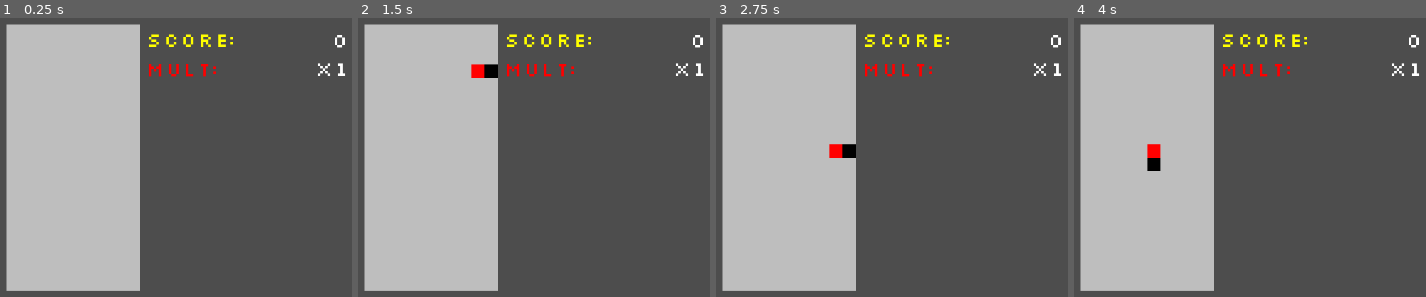
Above: before the commit, frames 1-4 (left to right).
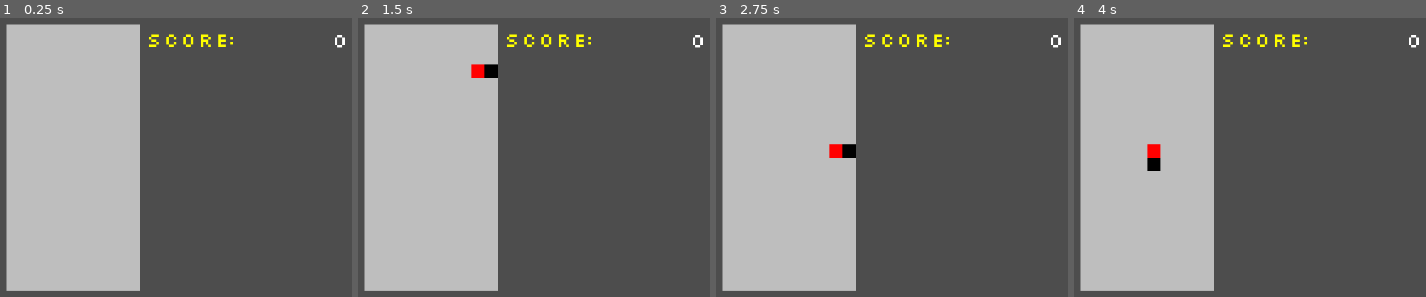
Above: after the commit, the same moments.

Repository: AsgerHB/create-jam-spring-2025
Game: Godot game, scene res://Scenes/Run.tscn
The game is run twice, just before and just after one commit, with the same random seed, the same clock (stepped at 60 frames per second) and the same inputs.
Inputs:
- Up to frame 1 (0.25 s): no input
- Up to frame 2 (1.5 s): tap Enter at 0.5 s; hold Right (ui_right) 0.53-1.28 s; hold Down (ui_down) from 1.28 s (still down)
- Up to frame 3 (2.75 s): release Down (ui_down) at 2.03 s; hold Right (ui_right) from 2.03 s (still down)
- Up to frame 4 (4 s): release Right (ui_right) at 2.78 s; hold Up (ui_up) 2.78-3.53 s; tap Space at 3.5 s; hold Left (ui_left) from 3.53 s (still down)

The runs differ from the first frame. In frame 1, 0.4% of the frame differs, in the area x 42-99%, y 16-22%; in frame 2, 0.4%; in frame 3, 0.4%; in frame 4, 0.4%.

Commit message:
Revert "Display multiplier and decrease it over time"
This reverts commit 514330645c5a71ed80b8cfc7adc0a0a213b66960.

Diff:
--- a/Prefabs/ScoreCounter.tscn
+++ b/Prefabs/ScoreCounter.tscn
@@ -17,36 +17,3 @@
 fit_content = true
 scroll_active = false
 horizontal_alignment = 2
-
-[node name="CurrentMult" type="RichTextLabel" parent="."]
-offset_left = 536.0
-offset_top = 68.0
-offset_right = 809.0
-offset_bottom = 162.0
-theme = ExtResource("2_1ac0v")
-theme_override_font_sizes/normal_font_size = 50
-bbcode_enabled = true
-text = "x1"
-fit_content = true
-scroll_active = false
-horizontal_alignment = 2
-
-[node name="Score Label" type="RichTextLabel" parent="."]
-offset_left = 320.0
-offset_top = -1.0
-offset_right = 560.0
-offset_bottom = 65.0
-theme = ExtResource("2_1ac0v")
-theme_override_font_sizes/normal_font_size = 50
-bbcode_enabled = true
-text = "[color=yellow]Score:[/color]"
-
-[node name="Mult Label" type="RichTextLabel" parent="."]
-offset_left = 320.0
-offset_top = 70.0
-offset_right = 560.0
-offset_bottom = 136.0
-theme = ExtResource("2_1ac0v")
-theme_override_font_sizes/normal_font_size = 50
-bbcode_enabled = true
-text = "[color=red]Mult:[/color]"
--- a/Prefabs/tetris_game.tscn
+++ b/Prefabs/tetris_game.tscn
@@ -1,6 +1,7 @@
-[gd_scene load_steps=3 format=3 uid="uid://dtj6g7cn5y1ah"]
+[gd_scene load_steps=4 format=3 uid="uid://dtj6g7cn5y1ah"]
 
 [ext_resource type="Script" uid="uid://dhcv8k3pcomjn" path="res://TetrisGame.gd" id="1_43n6e"]
+[ext_resource type="Theme" uid="uid://0guyg45mewl2" path="res://Theming/retro.tres" id="2_blw18"]
 [ext_resource type="PackedScene" uid="uid://cam00wyvm1d7v" path="res://Prefabs/ScoreCounter.tscn" id="3_cdei4"]
 
 [node name="TetrisGame" type="Node2D"]
@@ -10,6 +11,16 @@
 wait_time = 0.05
 autostart = true
 
+[node name="Score Label" type="RichTextLabel" parent="."]
+offset_left = 320.0
+offset_top = -1.0
+offset_right = 560.0
+offset_bottom = 65.0
+theme = ExtResource("2_blw18")
+theme_override_font_sizes/normal_font_size = 50
+bbcode_enabled = true
+text = "[color=yellow]Score:[/color]"
+
 [node name="ScoreCounter" parent="." instance=ExtResource("3_cdei4")]
 
 [connection signal="timeout" from="TickTimer" to="." method="_on_tick"]
--- a/Scripts/Cell.gd
+++ b/Scripts/Cell.gd
@@ -109,7 +109,6 @@
 	# TODO: Score points
 	match type:
 		Type.Bomb:
-			game.score_counter.apply_score(5, 0)
 			game.remove_at(grid_pos.x, grid_pos.y)
 			# Destroy all surrounding blocks
 			for offset in [Vector2i(0, 1), Vector2i(1, 1), Vector2i(1, 0), Vector2i(1, -1), Vector2i(0, -1), Vector2i(-1, -1), Vector2i(-1, 0), Vector2i(-1, 1)]:
@@ -118,7 +117,6 @@
 				if n != null:
 					n.destroy(game)
 		_:
-			game.score_counter.apply_score(5, 0)
 			game.remove_at(grid_pos.x, grid_pos.y)
 
 	return true
@@ -143,4 +141,4 @@
 					game.try_move_cell(grid_pos.x, grid_pos.y, grid_pos.x, grid_pos.y - 1)
 		Type.Gold:
 			if tick % 12 == 0:
-				game.score_counter.apply_score(1, 0)
+				game.score_counter.apply_score(1, 1)
--- a/Scripts/ScoreCounter.gd
+++ b/Scripts/ScoreCounter.gd
@@ -1,27 +1,10 @@
 extends Node2D
 class_name ScoreCounter
 
-const MULT_DECREASE_INTERVAL = 4 * 20  # Every 4 seconds
-
-@onready var current_score_text: RichTextLabel = $"CurrentScore"
-@onready var current_mult_text: RichTextLabel = $"CurrentMult"
+@onready var current_score_text:RichTextLabel = $"CurrentScore"
 
 var current_score = 0
-var current_mult = 1
-
-var ticks_till_next_mult_dec = 0
 
 func apply_score(points:int, mult:int):
-	current_mult += mult
-	current_score += points * current_mult
+	current_score += points*mult
 	current_score_text.text = str(current_score)
-	current_mult_text.text = "x" + str(current_mult)
-
-
-func on_tick():
-	if current_mult == 1:
-		ticks_till_next_mult_dec = MULT_DECREASE_INTERVAL
-	else:
-		ticks_till_next_mult_dec -= 1
-		if ticks_till_next_mult_dec <= 0:
-			current_mult -= 1
--- a/TetrisGame.gd
+++ b/TetrisGame.gd
@@ -141,8 +141,6 @@
 func _on_tick() -> void:
 	tick_number += 1
 
-	score_counter.on_tick()
-
 	# Call on_tick for all cells in order of their type
 	var cell_type_to_cells: Dictionary[Cell.Type, Array] = {}
 	for y in range(HEIGHT):
@@ -291,11 +289,20 @@
 	var mult = 0
 
 	# Destroy all tiles in the cleared rows, then shift cells down (affects resolution order)
-	score_counter.apply_score(0,  len(rows_to_clear))
 	for y in rows_to_clear:
+		mult += 1
 		for x in range(WIDTH):
 			var c: Cell = get_at(x, y)
+			if c == null:
+				pass
+			elif c.type == Cell.Type.Standard:
+				points += 5
+			else:
+				points -= 999999
+				printerr("Unsupported block type!!!")
 			destroy_at(x, y)
 	for y in rows_to_clear:
 		for x in range(WIDTH):
 			shift_above_cells_down(x, y)
+	if points != 0:
+		score_counter.apply_score(points, mult)
